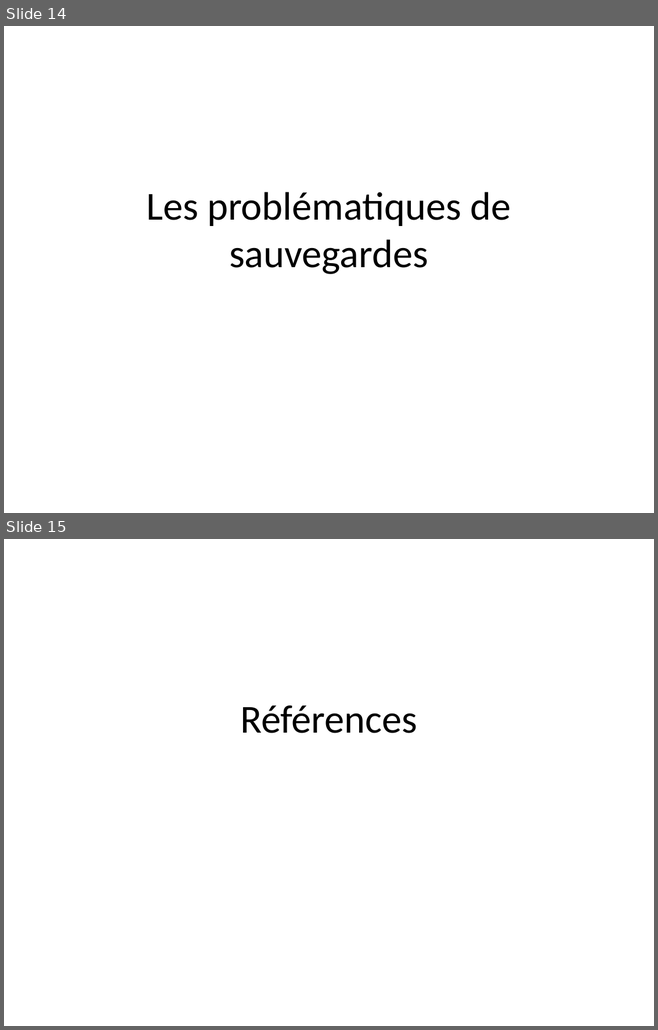
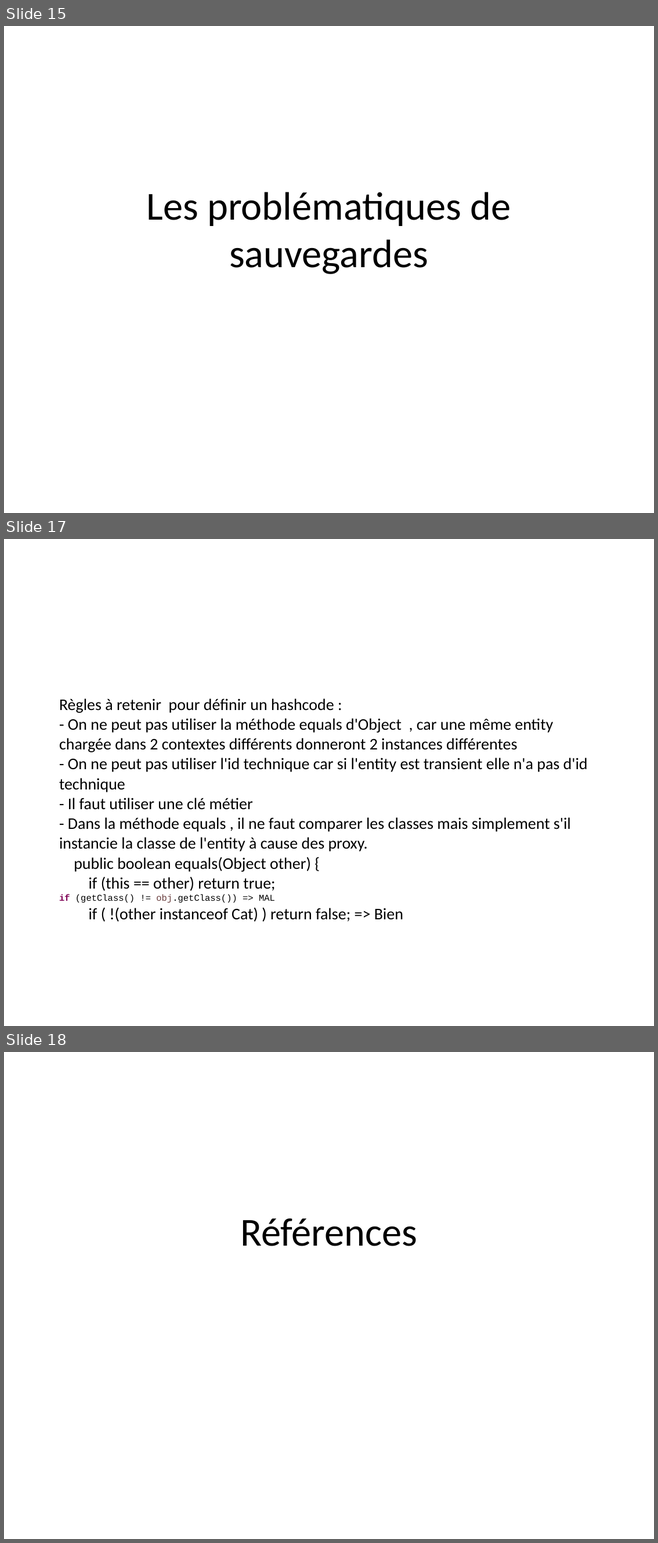
Before and after one commit to Pierre76400/demohibernate, a slide deck: src/main/resources/presentation/DemoHibernate.ppt. Shown one above the other, each under a label of ours: slides 14 and 15 before the commit, slides 15, 17 and 18 after it; the slides between them are not shown. The pictures are 658x1030 and 658x1543 pixels, drawn with LibreOffice and Linux fonts; fonts in the diff are those of the drawing. Boxes give left, top, right and bottom in pixels: in the first picture for what was removed or moved away, otherwise in the second. Text is boxed around its words. In the diff, an @@ line names an element or a change of style, - is before the commit and + after.

Commit message:
Fin chapitre Hashcode

```diff
--- a/src/main/resources/presentation/DemoHibernate.ppt
+++ b/src/main/resources/presentation/DemoHibernate.ppt
@@ slide 17 added at [4,539,654,1026], background #FFFFFF @@
@@ title added at [59,699,587,922], 18 pt, text #000000 @@
+Règles à retenir pour définir un hashcode :
+- On ne peut pas utiliser la méthode equals d'Object , car une même entity chargée dans 2 contextes différents donneront 2 instances différentes
+- On ne peut pas utiliser l'id technique car si l'entity est transient elle n'a pas d'id technique
+- Il faut utiliser une clé métier
+- Dans la méthode equals , il ne faut comparer les classes mais simplement s'il instancie la classe de l'entity à cause des proxy.
+public boolean equals(Object other) {
+if (this == other) return true;
+if (getClass() != obj.getClass()) => MAL
+if ( !(other instanceof Cat) ) return false; => Bien
@@ what was slide 14 is now slide 15 @@
@@ what was slide 15 is now slide 18 @@
```
Also in this commit, not shown: 2 slides changed, 2 other slides added, 4 other files.
